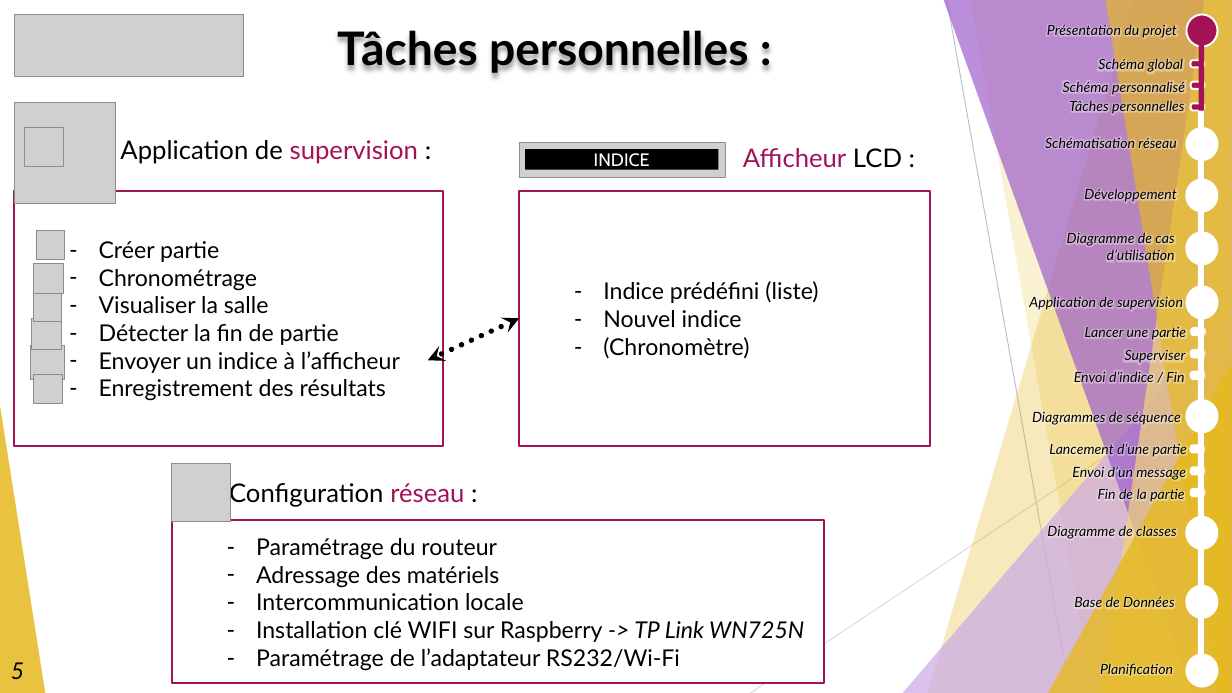
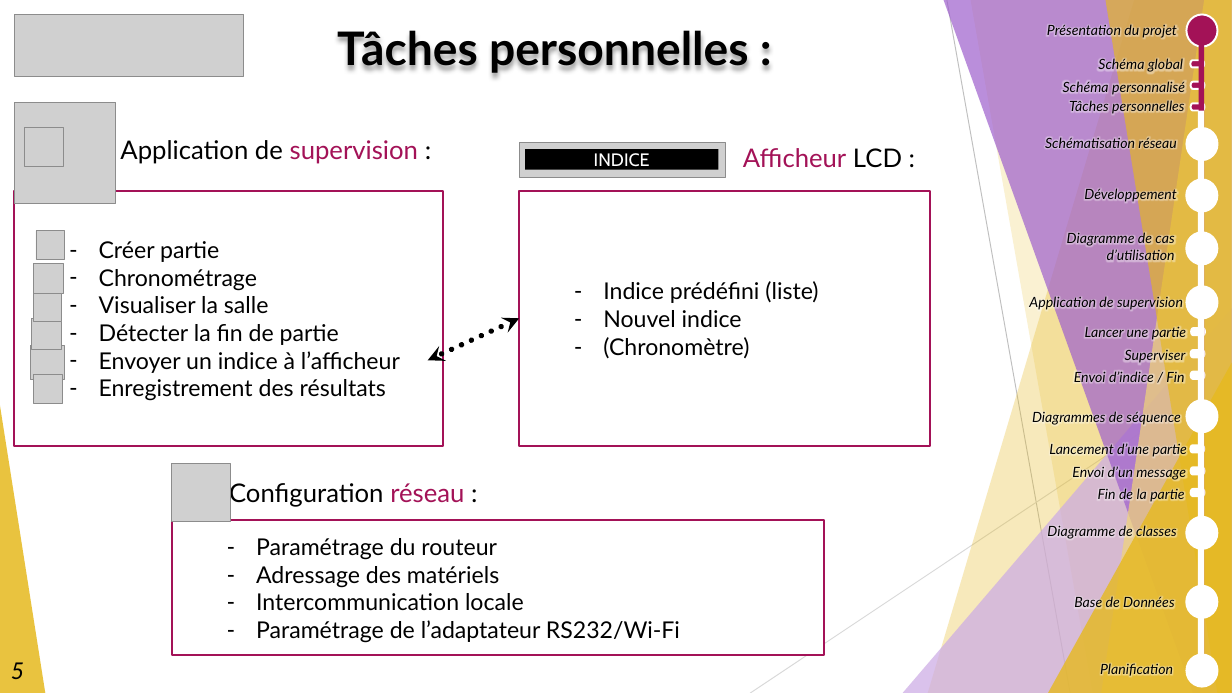
Before and after one commit to GuiguiMvn/Systeme-Escape-Game-Telethon, a slide deck: slide 5 of Nathan/Compte-rendus/REVUE-R2-GUIGAND-SFL6.pptx. Drawn at 1232x693 pixels with LibreOffice and Linux fonts; fonts in the diff are those of the drawing; grey boxes stand for pictures. Boxes give left, top, right and bottom in pixels: in the first picture for what was removed or moved away, otherwise in the second. Text is boxed around its words. In the diff, an @@ line names an element or a change of style, - is before the commit and + after.

Commit message:
Mise à jour du diaporama de revue 2.

```diff
--- a/Nathan/Compte-rendus/REVUE-R2-GUIGAND-SFL6.pptx
+++ b/Nathan/Compte-rendus/REVUE-R2-GUIGAND-SFL6.pptx
@@ rectangle "Paramétrage du routeur": place and size @@
-rectangle "Paramétrage du routeur" at [172,520,824,683]
+rectangle "Paramétrage du routeur" at [172,520,824,655]
@@ text in rectangle at [256,621,804,642]: paragraph removed @@
-  – Installation clé WIFI sur Raspberry -> TP Link WN725N
```
